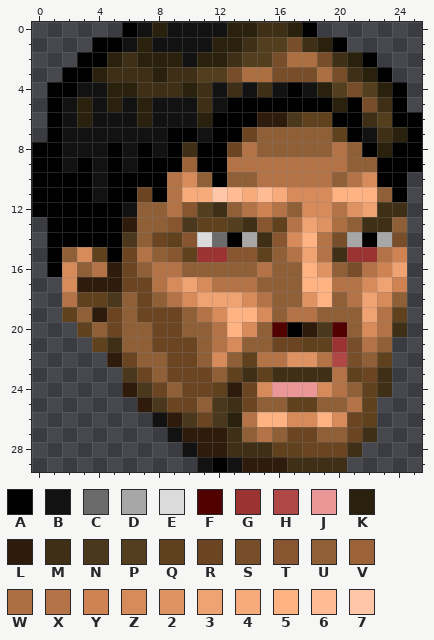
File history of a pixel-art sprite, graphics/stftr10.png. The first picture shows the starting point.
The file is 26x30 pixels. Colours within 5 levels of each other are drawn and written as one.
Palette (. is transparent): A #000000  B #121212  C #6b6b6b  D #a7a7a7  E #dbdbdb  F #520101  G #9b3333  H #af4747  J #eb9797  K #29210b  L #2f1b0b  M #3f2f17  N #4b371b  P #533e1e  Q #5f411e  R #6b4522  S #774e29  T #87552f  U #8f5f37  V #9c6338  W #ab6f42  X #b37347  Y #cf8353  Z #d78b5b  2 #df9363  3 #efa373  4 #f7ab7b  5 #ffb383  6 #ffbb93  7 #ffc7a7
Pixels before, first column x 0:
 0 ......ABKBBBBKKMMKA.......
 1 ....AABKBBBBKKMPPSMKA.....
 2 ...AAKMKKKBKKMPPSWWSMKA...
 3 ..AAKMMMKMMPPSWWSSSWSMKA..
 4 .AABBKKMMMKMBMBMBABKPSPKA.
 5 .ABKBKBKBBBMBAAAAAAAKASMA.
 6 .ABKBBBKBBBKAAALLNQQAAMPAA
 7 .ABBBBBBBAABAARUUUUUQABMKA
 8 AABBBABABAMAARXUUUUUXUAKAA
 9 AABABABAAAVAAXXXXXXXXUUAAA
10 AAAABAAAAXZUAUUXXXXXUXZAA.
11 AAAABAARAX4476464ZZZ555UA.
12 AAAAAABUUXTPMUXYXUZZX23MM.
13 .AAAAALUUTNQQPMTQX32WUMMU.
14 .AAAAANURQTECADMTZ5XSDADS.
15 .AUZQARXUTQGGTTQUX3XMGGXY.
16 .AZUXLRUXXUUUUUXUU52USXY3.
17 ..ZLLLRRXZ3ZXXXUUU55XXZ3Y.
18 ..XQQNURUXZ333ZXUU25UX3ZU.
19 ..QULRURRRUXZ55ZUXXUUU3XQ.
20 ...QURUURRUUX5ZUFALNFUZXM.
21 ....QMUURRRUXZUURRQQGSXU..
22 .....LRUURRUZUQXX22XHSUQ..
23 ......NRURRRUQMQMMMMXQRM..
24 ......LNRURRQLRZJJJZXUQM..
25 .......LNRRUNMRUUQQUUXQ...
26 ........BLNRNKX55ZZ5ZRQ...
27 .........BLLLMUXURRUURM...
28 ..........BLLMMMQQRRRM....
29 ...........BABLLLMMMM.....
The result:
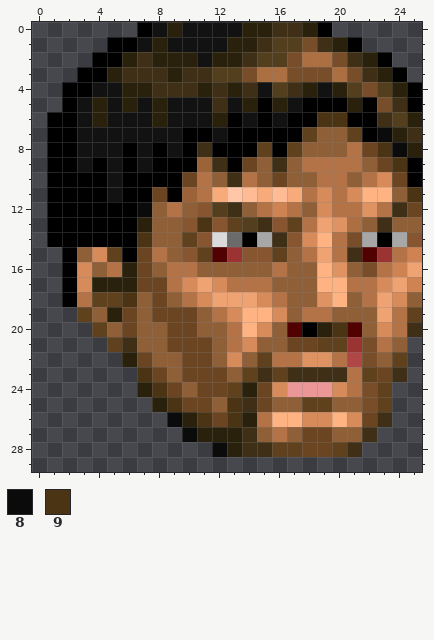
Colours new in this view: 8 #0b0b0b  9 #4a3414
Diff:
Changed rows in their new state; - is an unchanged pixel.
first column x 0:
 0 ------.ABK---B-K-MKA------
 1 ----.-ABK---B-KM-PSMKA----
 2 ---.-AKM--KB-KM-PS-WSMKA--
 3 --.-AK--MK-M-PS-W--SWSMKA-
 4 -.-A-B-K--MKMKMBPMKBKPSPKA
 5 -.ABKBKBK--BMBK-KB--AKASMA
 6 --ABK--BK--BK-BABAA99-AMPK
 7 --A------B-AB-AAAAQ-UQA8-M
 8 .-A--BABABAM-AAQAQ--UXR98K
 9 .-ABABAB--AVMARUMU---X-R9-
10 .---AB---ARXUMXURUU-XUXZRA
11 .---AB-ARAVX476464X-XZ-5U9
12 .-----A8--UTPMUXYXU--X2X-R
13 ------AK-UT9TQPMTQX32WU--U
14 ------A9UUQTECADMTZ5XSDADT
15 -.AUZQARXUTQFG-TQUX3XMFGXY
16 -.AZUXKRU-X----UX-U52USXY3
17 --AZKKK-RXZ3Z--X--U-5-XZ3Y
18 --AX-Q9URUXZ--3ZX-U25UX3ZU
19 --.QUKRU--RUXZ-5ZU-X--U3XQ
20 ---.QUR-U-R-UX5ZUFAK9FUZXM
21 ----.QM-U--RUXZ-U-R-QGSXU-
22 -----.KR-U-RUZUQ-X-2XHSUQ-
23 ------.9RU--RUQMQ---MXQRM-
24 ------.K9RU-RQKRZ--JZXSQ--
25 -------.K9-RU9MR-U-Q-USQ--
26 --------.8K9R9KX-5-Z5ZRM--
27 ---------.8KKKMUXU-R-U----
28 ----------..8K------Q-----
29 -----------..........-----
Boxes around the changes in both pictures, in picture pixels (x1, y1, x2, y2):
changed: (32, 22, 422, 472)
